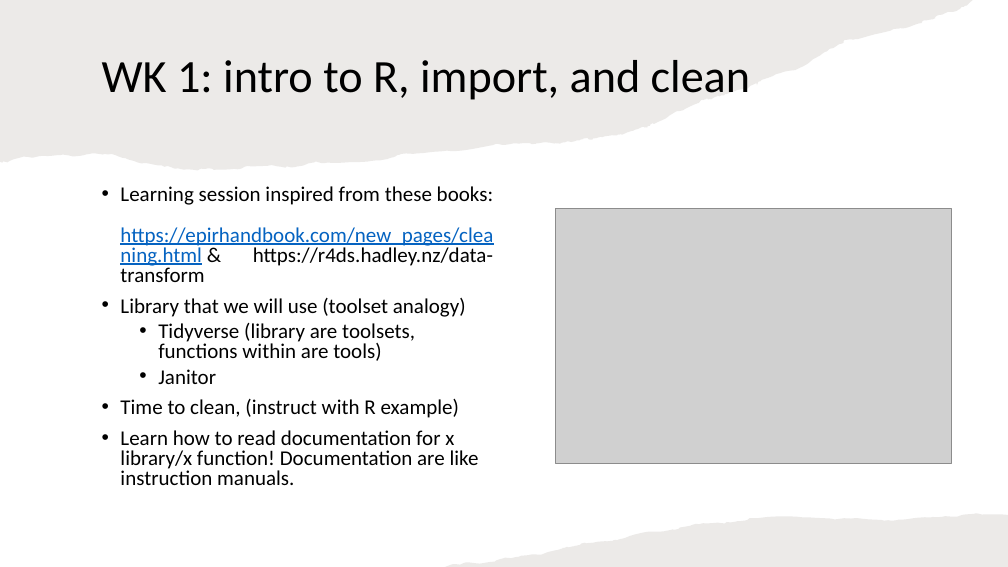
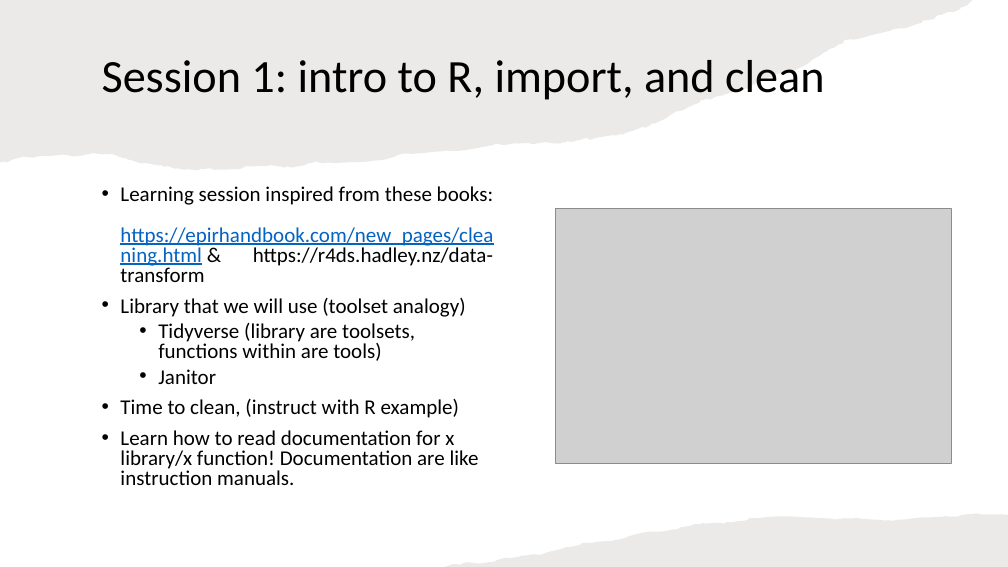
Before and after one commit to atomwin/intro_r, a slide deck: slide 3 of sessions/session_3/RI R Learning Sessions.pptx. Drawn at 1008x567 pixels with LibreOffice and Linux fonts; fonts in the diff are those of the drawing; grey boxes stand for pictures. Boxes give left, top, right and bottom in pixels: in the first picture for what was removed or moved away, otherwise in the second. Text is boxed around its words. In the diff, an @@ line names an element or a change of style, - is before the commit and + after.

```diff
--- a/sessions/session_3/RI R Learning Sessions.pptx
+++ b/sessions/session_3/RI R Learning Sessions.pptx
@@ title at <box>102,60,824,100</box>: text changed @@
-WK 1: intro to R, import, and clean
+Session 1: intro to R, import, and clean
```
Also in this commit, not shown: 1 other slide changed, 1 slide added, 1 other file.
